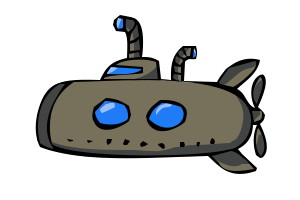
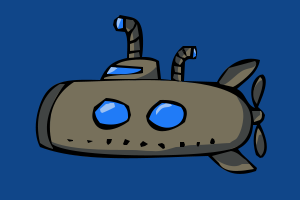
Layered file, before and after one edit (300px x 200px). Changes by layer:
showed "Layer 1" over [0, 0, 300, 200]
